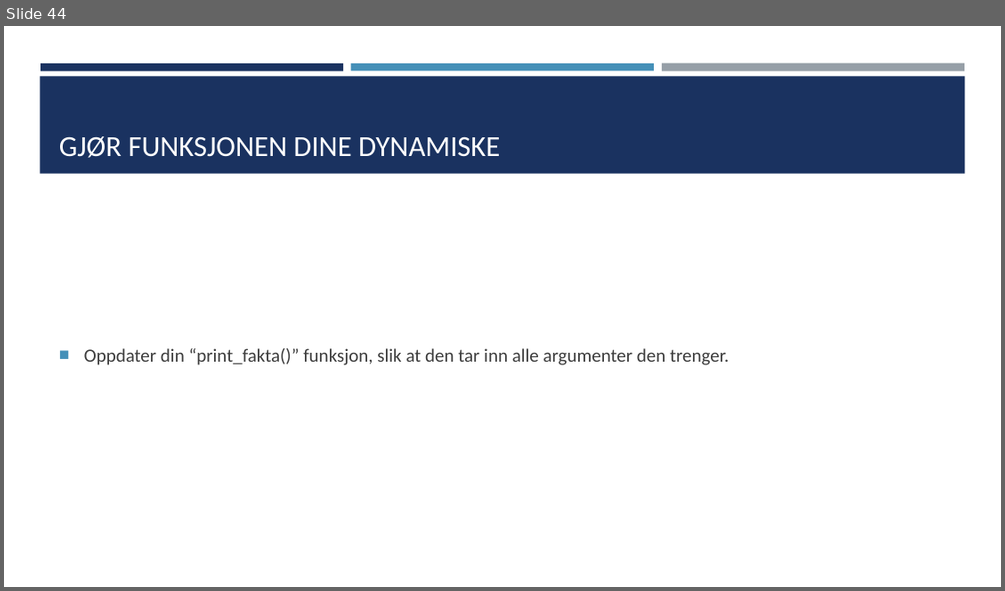
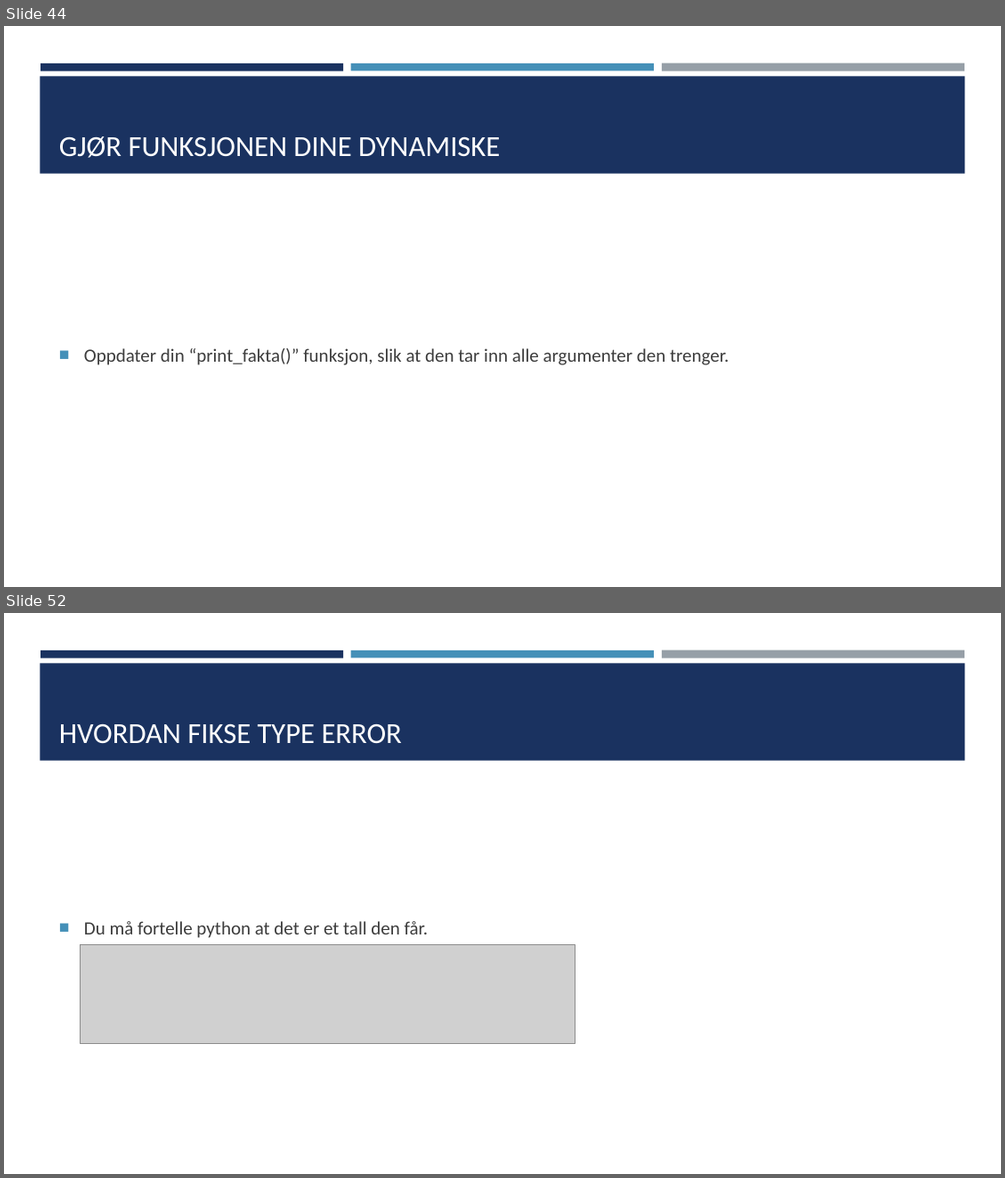
Before and after one commit to TheCodeAddiction/Learn-Python-Workshop, a slide deck: koding workshop powerpoint.pptx. Shown one above the other, each under a label of ours: slide 44 before the commit, slides 44 and 52 after it; the slides between them are not shown. The pictures are 1005x591 and 1005x1178 pixels, drawn with LibreOffice and Linux fonts; fonts in the diff are those of the drawing; grey boxes stand for pictures. Boxes give left, top, right and bottom in pixels: in the first picture for what was removed or moved away, otherwise in the second. Text is boxed around its words. In the diff, an @@ line names an element or a change of style, - is before the commit and + after.

```diff
--- a/koding workshop powerpoint.pptx
+++ b/koding workshop powerpoint.pptx
@@ slide 52 added at bbox=[4, 613, 1001, 1174], background #FFFFFF; not listed: 4 template elements that a slide beside it also shows @@
@@ title added at bbox=[59, 724, 402, 744], 28 pt, text #FFFFFF @@
+HVORDAN FIKSE TYPE ERROR
@@ text added at bbox=[84, 921, 429, 938], 18 pt, text #3D3D3D @@
+■ Du må fortelle python at det er et tall den får.
@@ picture added at bbox=[81, 945, 575, 1043] @@
```
Also in this commit, not shown: 10 other slides added, 6 other files.
